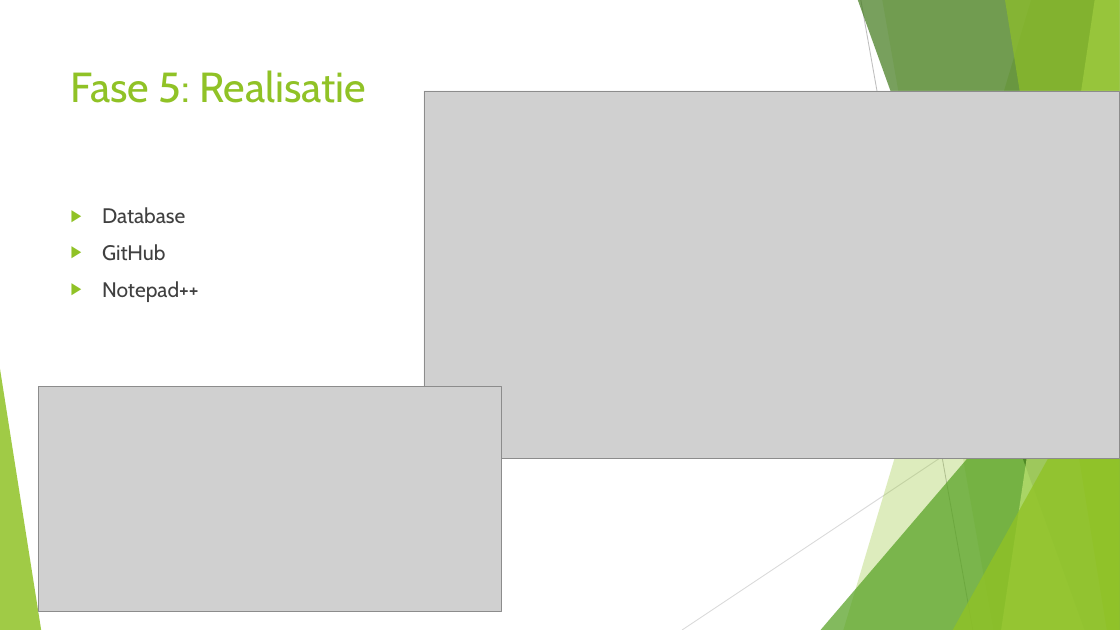
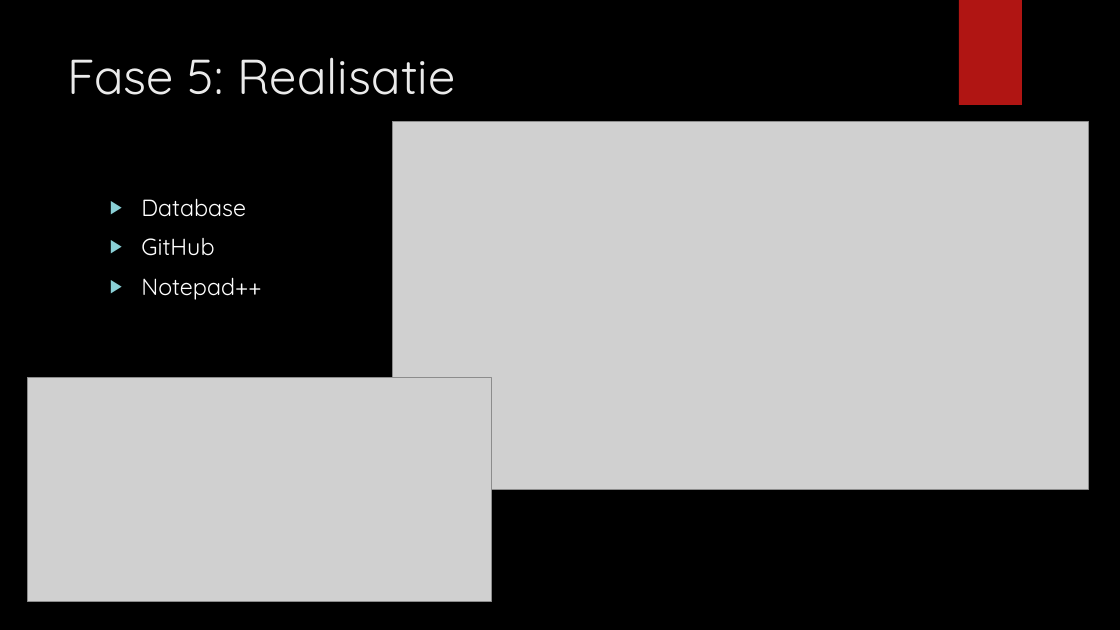
Before and after one commit to Stixs/tovuti, a slide deck: slide 6 of docs/PP.pptx. Drawn at 1120x630 pixels with LibreOffice and Linux fonts; fonts in the diff are those of the drawing; grey boxes stand for pictures; background and template pictures are left out. Boxes give left, top, right and bottom in pixels: in the first picture for what was removed or moved away, otherwise in the second. Text is boxed around its words. In the diff, an @@ line names an element or a change of style, - is before the commit and + after.

```diff
--- a/docs/PP.pptx
+++ b/docs/PP.pptx
@@ background #FFFFFF to picture (left out) @@
@@ rectangle added at bbox=[959, 0, 1022, 105], fill #B01513 @@
@@ title "Fase 5: Realisatie": place and size @@
-title "Fase 5: Realisatie" at bbox=[71, 70, 366, 103]
+title "Fase 5: Realisatie" at bbox=[68, 57, 455, 95]
@@ title "Fase 5: Realisatie" at bbox=[68, 57, 455, 95]: size 36 to 42 pt, font Cabin to Quicksand, text colour #90C226 to #EBEBEB @@
@@ picture: place and size @@
-picture at bbox=[424, 91, 1120, 459]
+picture at bbox=[392, 122, 1089, 490]
@@ text "Database": place and size @@
-text "Database" at bbox=[102, 207, 198, 302]
+text "Database" at bbox=[141, 199, 261, 300]
@@ text "Database" at bbox=[141, 199, 261, 300]: size 18 to 20 pt, font Cabin to Quicksand, text colour #404040 to #FFFFFF; bullet colour #90C226 to #8AD0D6 @@
@@ group removed at bbox=[0, 0, 1120, 630]: 5 freeform shapes, 3 triangles, 2 lines @@
@@ picture: place and size @@
-picture at bbox=[38, 387, 502, 612]
+picture at bbox=[28, 377, 492, 602]
```
Also in this commit, not shown: 6 other slides changed.
